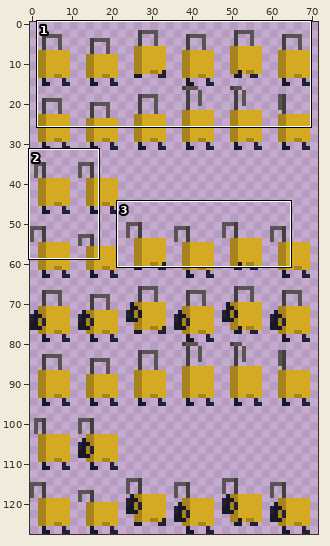
Pixel-art file -- Art/Player/locke_spritesheet.aseprite. Above, an overview of the earlier version with the close-up marked.
Close-up. Earlier state:
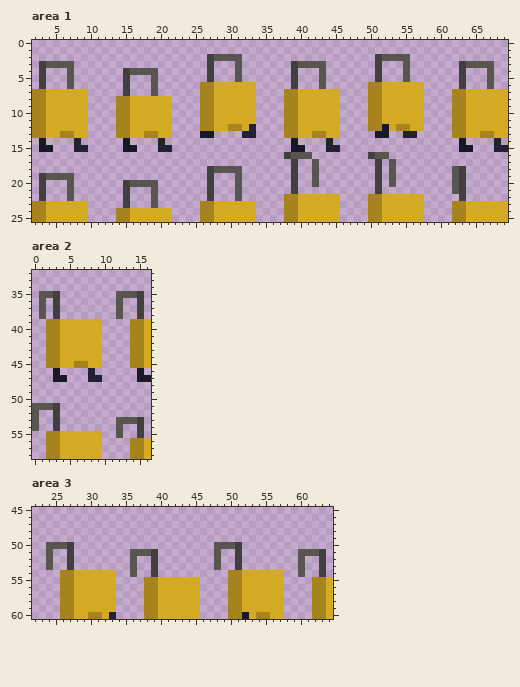
72x128 pixels, 1 frame. Shown: area 1: x 2..69, y 0..25; area 2: x 0..16, y 32..58; area 3: x 22..64, y 45..60. The commit also changed other parts of the picture, which this record leaves out.
Once edited:
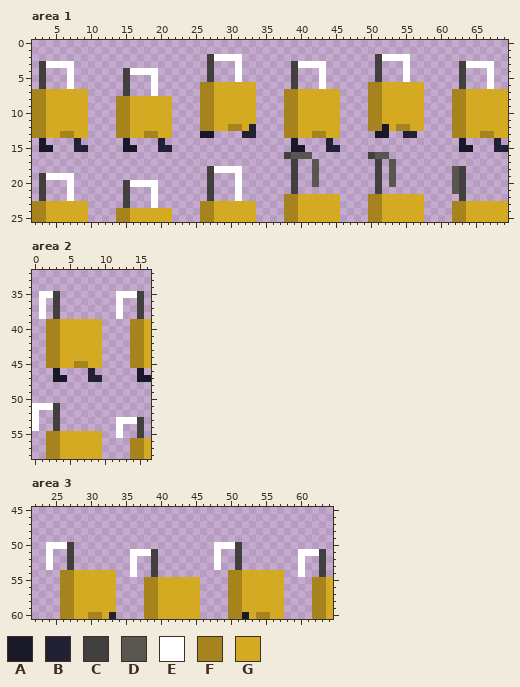
Palette (. is transparent): A #191829  B #222034  C #42403e  D #595652  E #ffffff  F #a6831c  G #d4aa22
What changed:
Area 1:
y 2: x 28..31 DDDD -> EEEE; x 52..55 DDDD -> EEEE
y 3: x 4..7 DDDD -> EEEE; x 31 D -> E; x 40..43 DDDD -> EEEE; x 55 D -> E; x 64..67 DDDD -> EEEE
y 4: x 7 D -> E; x 16..19 DDDD -> EEEE; x 31 D -> E; x 43 D -> E; x 55 D -> E; x 67 D -> E
y 5: x 7 D -> E; x 19 D -> E; x 31 D -> E; x 43 D -> E; x 55 D -> E; x 67 D -> E
y 6: x 7 D -> E; x 19 D -> E; x 43 D -> E; x 67 D -> E
y 7: x 19 D -> E
y 18: x 28..31 DDDD -> EEEE
y 19: x 4..7 DDDD -> EEEE; x 31 D -> E
y 20: x 7 D -> E; x 16..19 DDDD -> EEEE; x 31 D -> E
y 21..22: x 7 D -> E; x 19 D -> E; x 31 D -> E
y 23: x 19 D -> E
Area 2:
y 35: x 1..2 DD -> EE; x 12..14 DDD -> EEE
y 36..38: x 1 D -> E; x 12 D -> E
y 51: x 0..2 DDD -> EEE
y 52: x 0 D -> E
y 53: x 0 D -> E; x 12..14 DDD -> EEE
y 54: x 0 D -> E; x 12 D -> E
y 55: x 12 D -> E
Area 3:
y 50: x 24..26 DDD -> EEE; x 48..50 DDD -> EEE
y 51: x 24 D -> E; x 36..38 DDD -> EEE; x 48 D -> E; x 60..62 DDD -> EEE
y 52..53: x 24 D -> E; x 36 D -> E; x 48 D -> E; x 60 D -> E
y 54: x 36 D -> E; x 60 D -> E
